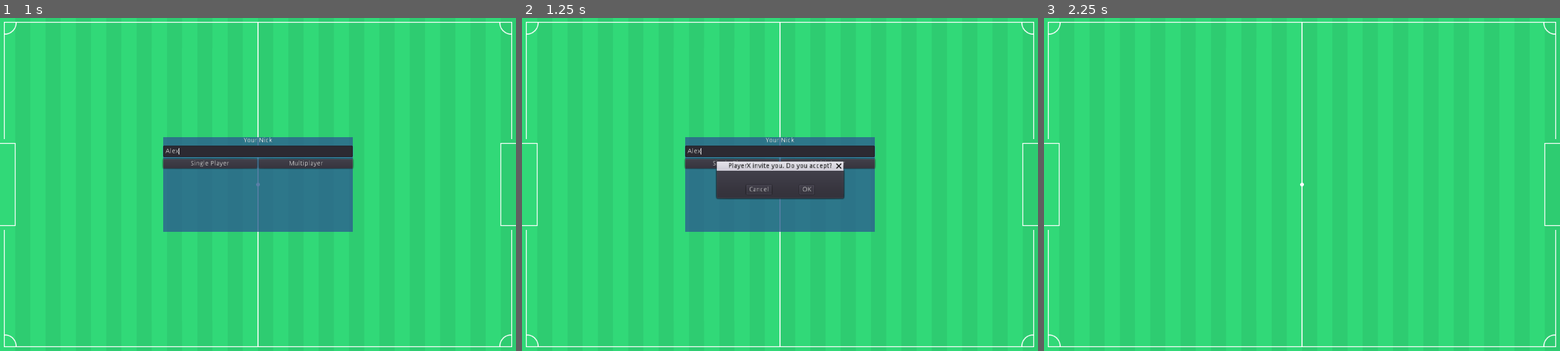
Above: before the commit, frames 1-3 (left to right).
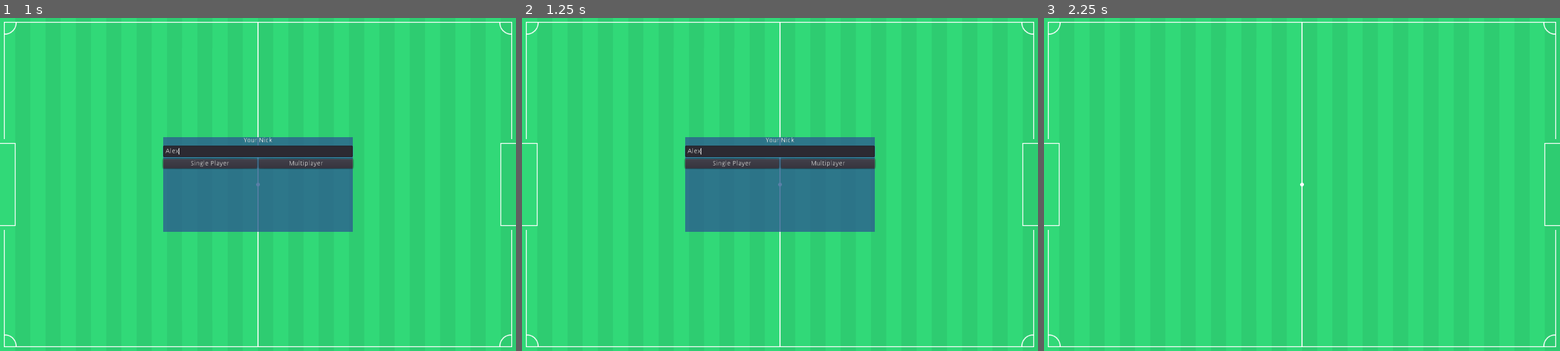
Above: after the commit, the same moments.

Repository: TheVulcoreTeam/SoccerFight
Game: Godot game, scene res://UI/RegisterUI.tscn
Same seed, same stepped clock (60 frames per second), same inputs: the game is played once before the commit and once after it.
Inputs (mouse positions are in pixels of both pictures, inside the frame that each line leads up to):
- Up to frame 1 (1 s): click (258, 151) at 0.52 s; type "Alex" at 0.6 s
- Up to frame 2 (1.25 s): no input
- Up to frame 3 (2.25 s): click (1281, 191) at 1.25 s, where only the run before the commit has a clickable "Cancel"; click "Single Player" at 2 s

Frame 1 is identical in both runs. In frame 2, 2.8% of the frame differs, in the area x 37-63%, y 42-55%; in frame 3, nothing differs.
Error before the commit: Invalid call. Nonexistent function 'sendDic' in base 'Nil'. (res://UI/RegisterUI.gd:70)

Commit message:
Merging ClientWS

Diff:
--- a/Autoloads/ClientWS.gd
+++ b/Autoloads/ClientWS.gd
@@ -1,11 +1,12 @@
 extends Node
 
 # The URL we will connect to
-export var websocket_url = "ws://186.129.90.193:3000"
+export var websocket_url = "ws://localhost:3000"
 
 # Our WebSocketClient instance
 var _client = WebSocketClient.new()
 var register_ui
+var remote_player
 
 func _ready():
 	# Connect base signals to get notified of connection open, close, and errors.
@@ -60,10 +61,20 @@
 
 	if dict["eventName"] == "user-list":
 		register_ui.user_list.set_users_names(dict["data"], register_ui, self)
+		return
 
 	if dict["eventName"] == "close-question":
 		register_ui.close_question()
+		return
 
+	if dict["eventName"] == "invited":
+		register_ui.get_node("Confirm").show()
+		remote_player = dict["data"]["remote_player"]
+		return
+
+	if dict["eventName"] == "rejected":
+		register_ui.reset_timer()
+		return
 
 func sendDic(dic):
 	var tjson = JSON.print(dic)
--- a/UI/RegisterUI.gd
+++ b/UI/RegisterUI.gd
@@ -1,3 +1,5 @@
+"""RegisterUI.gd"""
+
 extends Control
 
 var user_list = preload("res://UI/UserList.tscn").instance()
@@ -6,10 +8,9 @@
 
 func _ready():
 	$Confirm.get_cancel().connect("pressed", self, "_on_close_modal")
-
-	yield(get_tree().create_timer(1.0), "timeout")
-	$Confirm.window_title = "PlayerX invite you. Do you accept?"
-	$Confirm.show()
+#	yield(get_tree().create_timer(1.0), "timeout")
+#	$Confirm.window_title = "PlayerX invite you. Do you accept?"
+#	$Confirm.show()
 #	yield(get_tree().create_timer(5.0), "timeout")
 #	$Confirm.hide()
 
@@ -42,19 +43,21 @@
 	client.sendDic(dic)
 
 
+func reset_timer():
+	$Waiting/VBoxContainer/ProgressBar.value = 0
+	$Waiting/Timer.stop()
+	$Waiting.hide()
 
 func _on_Timer_timeout():
 	if $Waiting/VBoxContainer/ProgressBar.value < 90:
 		$Waiting/VBoxContainer/ProgressBar.value += 10
 	else:
 		var dic = {
-		"eventName" : "no-answering",
+		"eventName" : "timeout",
 			"data" : {}
 		}
 		client.sendDic(dic)
-		$Waiting/VBoxContainer/ProgressBar.value = 0
-		$Waiting/Timer.stop()
-		$Waiting.hide()
+		reset_timer()
 
 
 func close_question():
@@ -65,6 +68,8 @@
 func _on_close_modal():
 	var dic = {
 	"eventName" : "reject",
-		"data" : {}
+		"data" : {
+			"user":client.remote_player
+		}
 	}
 	client.sendDic(dic)
